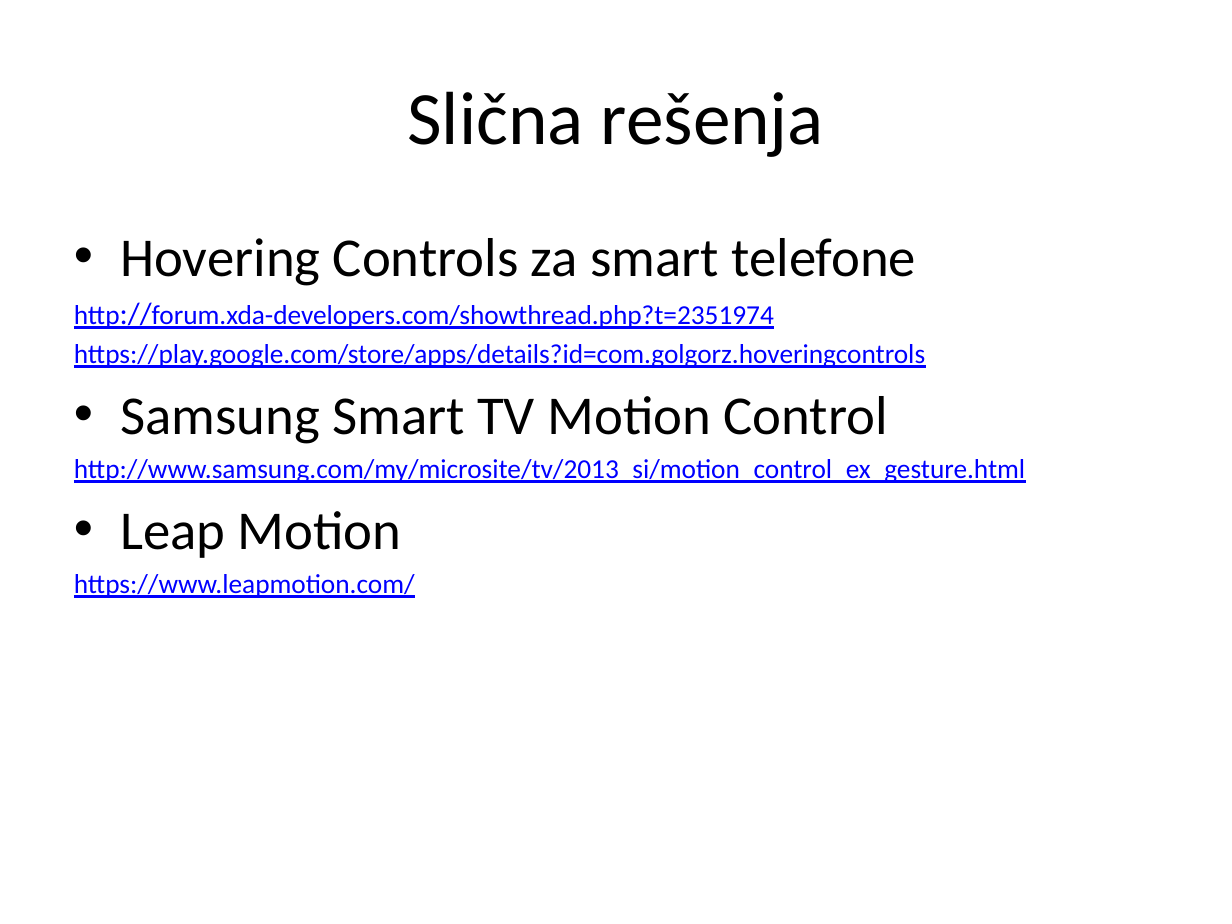
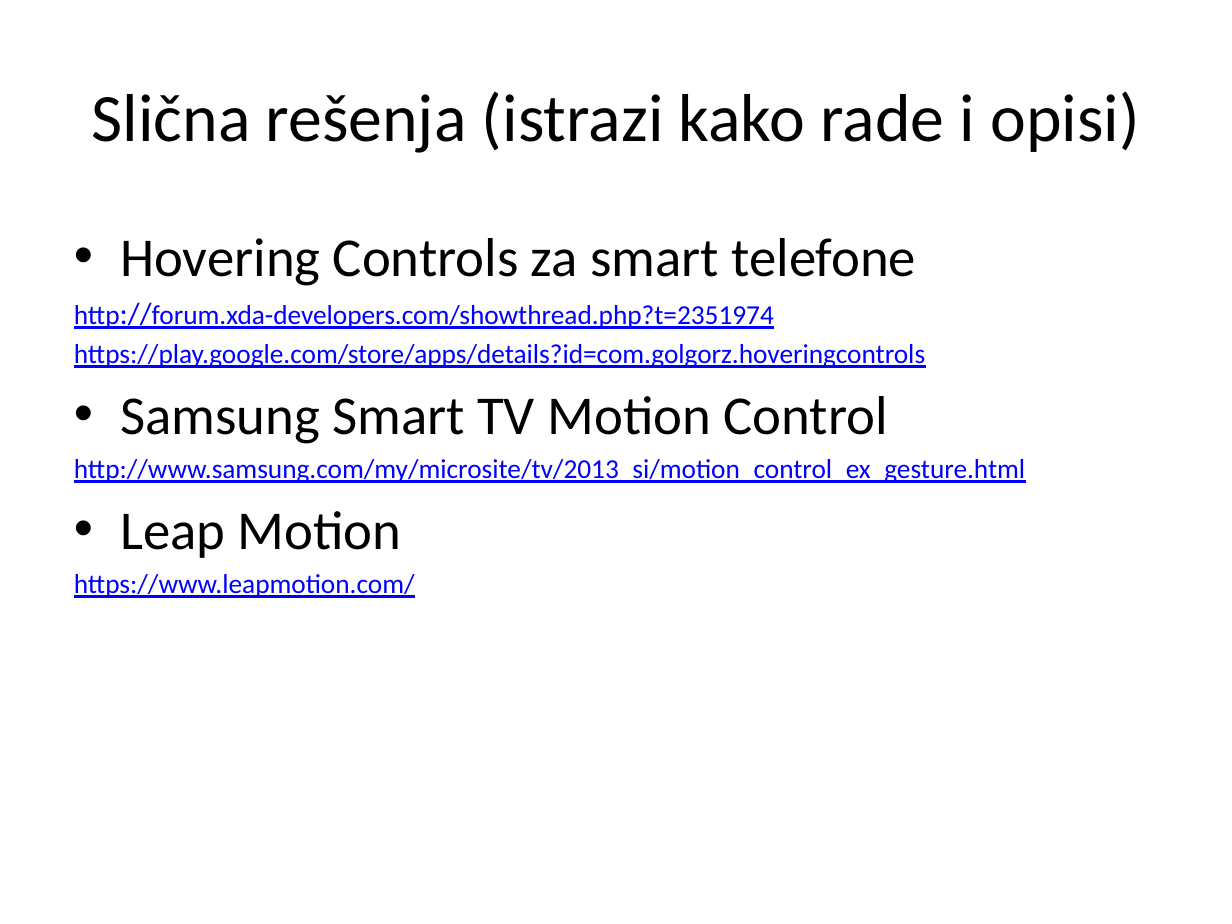
Before and after one commit to cLaki/UseTheForce, a slide deck: slide 11 of Upravljanje računarom na osnovu pokreta snimljenih web kamerom.pptx (slide 7 before the commit). Drawn at 1232x924 pixels with LibreOffice and Linux fonts; fonts in the diff are those of the drawing. Boxes give left, top, right and bottom in pixels: in the first picture for what was removed or moved away, otherwise in the second. Text is boxed around its words. In the diff, an @@ line names an element or a change of style, - is before the commit and + after.

```diff
--- a/Upravljanje računarom na osnovu pokreta snimljenih web kamerom.pptx
+++ b/Upravljanje računarom na osnovu pokreta snimljenih web kamerom.pptx
@@ title at (x1=92, y1=91, x2=1140, y2=153): text changed; size 44 to 39.6 pt @@
-Slična rešenja
+Slična rešenja (istrazi kako rade i opisi)
```
Also in this commit, not shown: 6 other slides changed, 5 slides added, 37 other files.
